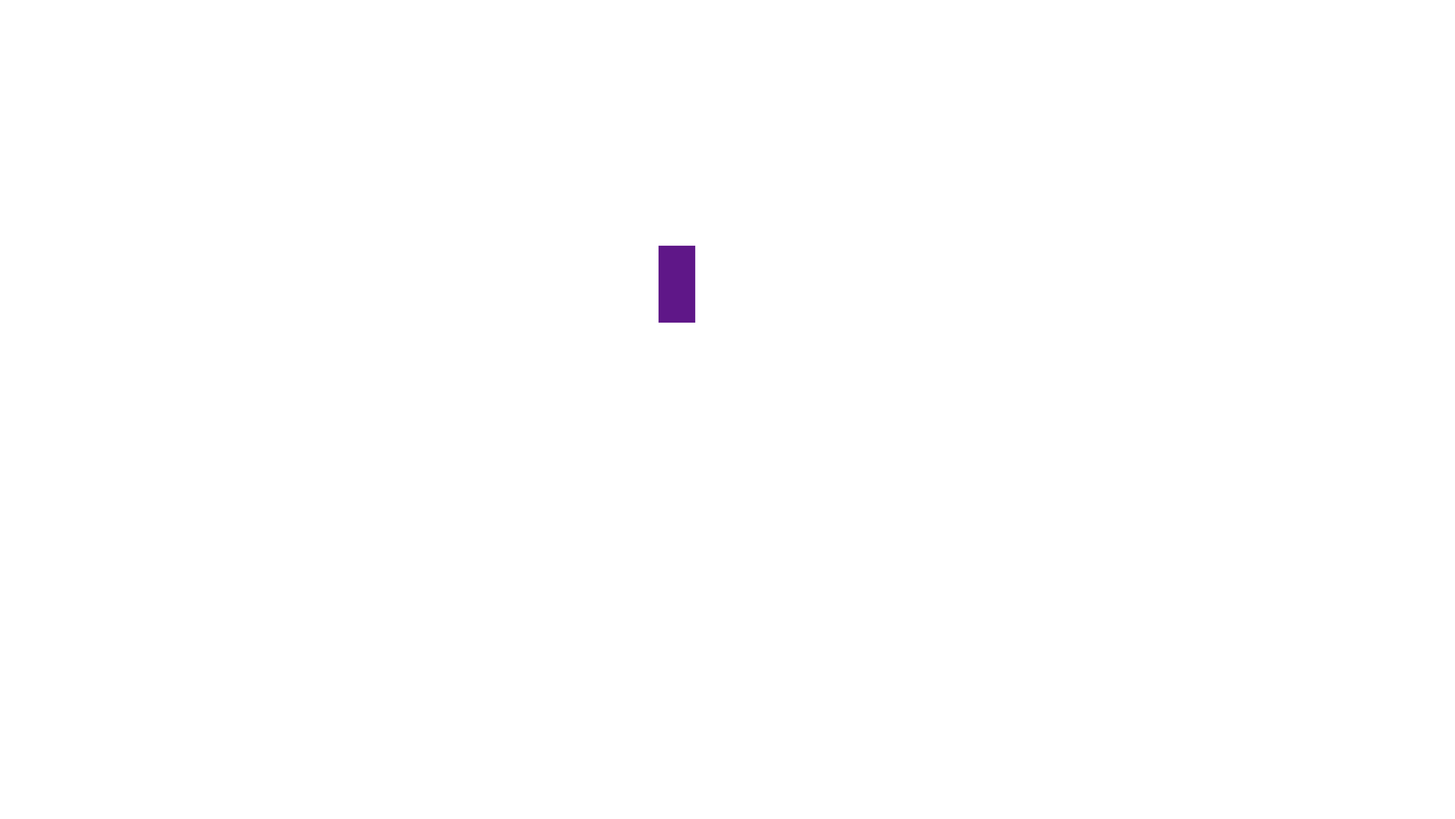
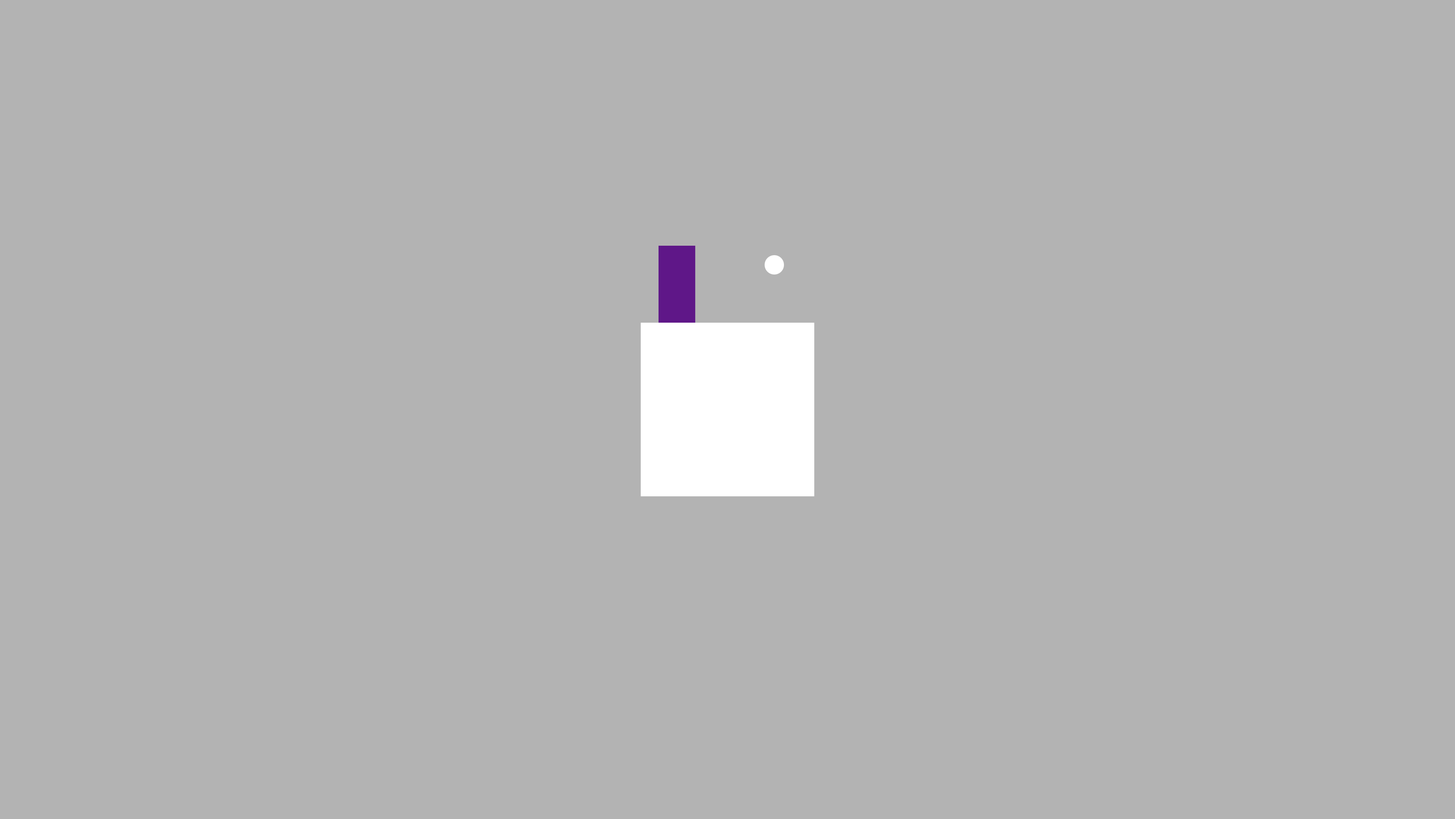
Layers edited between the first and the second 1455px x 819px image:
removed layer "Plano de Fundo" over left=0, top=0, right=1455, bottom=819
added layer "Coin" above "Background (Reference)" over left=764, top=255, right=785, bottom=275
added layer "Background (Reference)" over left=0, top=0, right=1455, bottom=819
